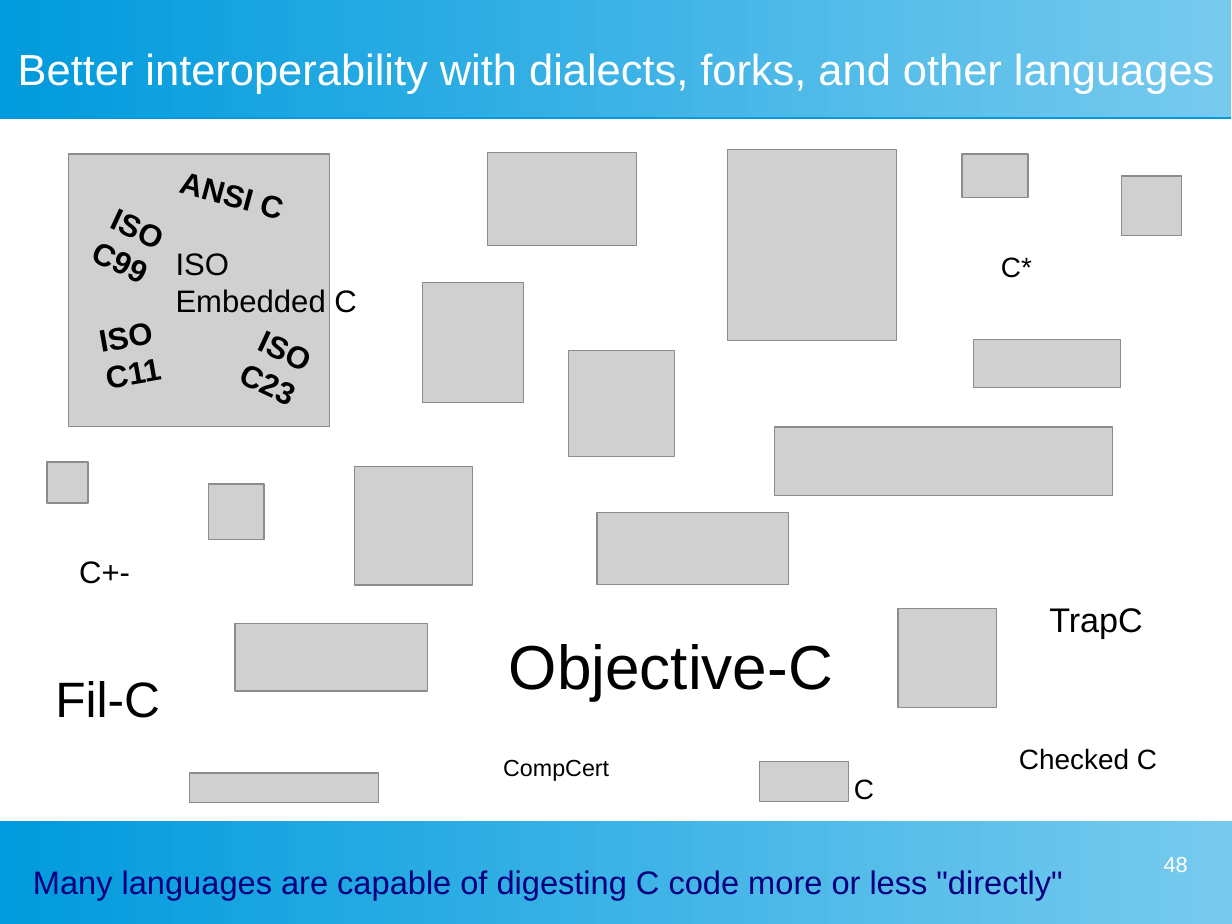
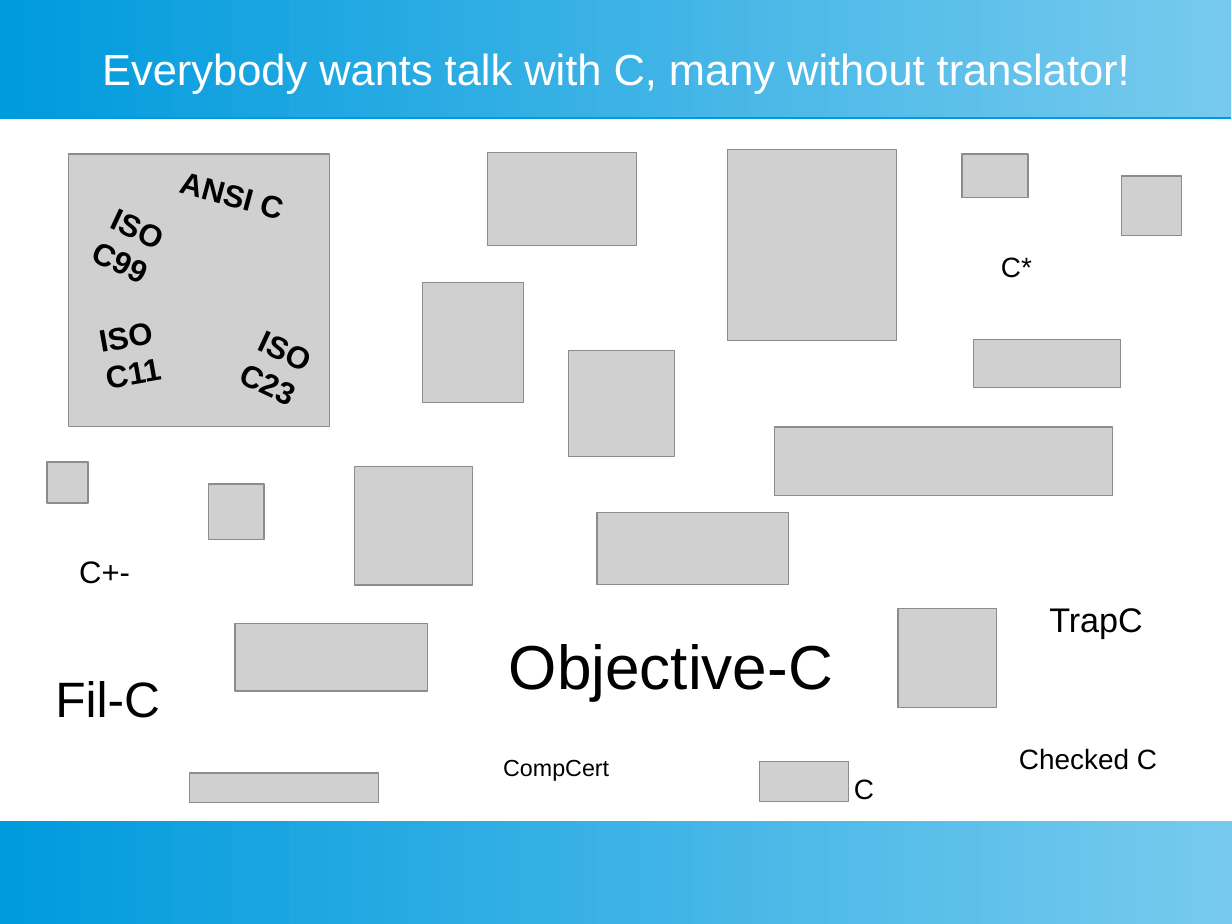
Before and after one commit to Jorenar/papers, a slide deck: slide 7 of WG14/Pitch for dialect directive.odp (slide 48 before the commit). Drawn at 1232x924 pixels with LibreOffice and Linux fonts; fonts in the diff are those of the drawing; grey boxes stand for pictures. Boxes give left, top, right and bottom in pixels: in the first picture for what was removed or moved away, otherwise in the second. Text is boxed around its words. In the diff, an @@ line names an element or a change of style, - is before the commit and + after.

Commit message:
Pitch for #dialect directive (v2)

```diff
--- a/WG14/Pitch for dialect directive.odp
+++ b/WG14/Pitch for dialect directive.odp
@@ title at (102, 53, 1130, 94): text changed @@
-Better interoperability with dialects, forks, and other languages
+Everybody wants talk with C, many without translator!
@@ text removed at (176, 253, 356, 313) @@
-ISO
-Embedded C
@@ page number removed at (1164, 857, 1188, 872) @@
-48
@@ text removed at (33, 870, 1062, 900) @@
-Many languages are capable of digesting C code more or less "directly"
```
Also in this commit, not shown: 53 other slides changed, 8 slides added, 5 slides removed.
